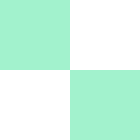
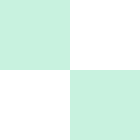
Layered file, before and after one edit (140 × 140). Changes by layer:
painted on "verdeB" over (x1=70, y1=70, x2=140, y2=140)
painted on "verdeC" over (x1=0, y1=0, x2=70, y2=70)
